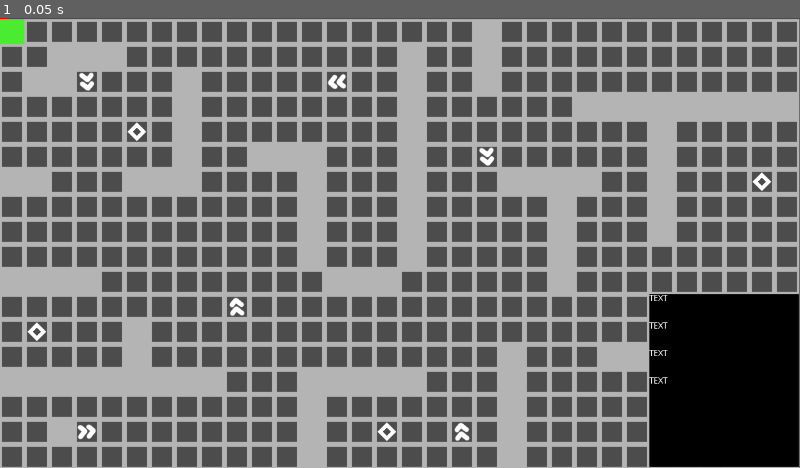
Above: before the commit, frame 1.
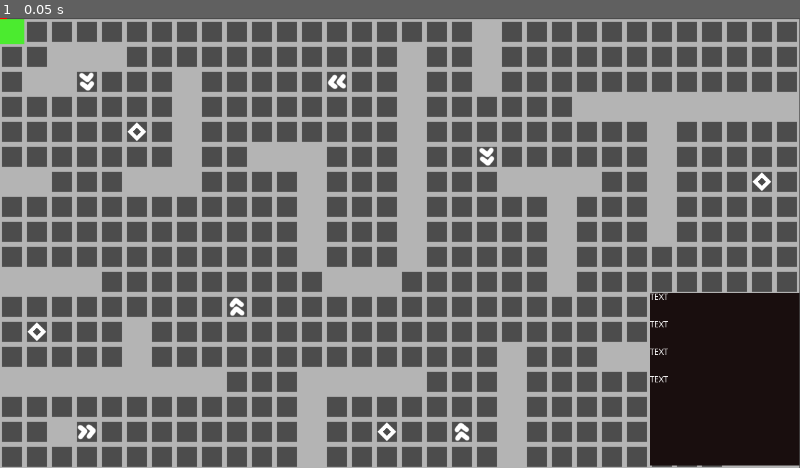
Above: after the commit, the same moment.

Repository: davesilva/ludum-dare-56
Game: Godot game, scene res://game/contexts/gameplay_context/gameplay_context.tscn
Same seed, same stepped clock (60 frames per second), same inputs: the game is played once before the commit and once after it. This scene is started directly instead of the project's main scene.
Inputs:
- Up to frame 1 (0.05 s): no input

The runs differ from the first frame. In frame 1, 7.2% of the frame differs, in the area x 81-100%, y 61-100%.

Commit message:
Create simple win/loss and display simple UI

Diff:
--- a/game/contexts/gameplay_context/gameplay_context.gd
+++ b/game/contexts/gameplay_context/gameplay_context.gd
@@ -5,10 +5,12 @@
 export (PackedScene) var snake_scene
 
 onready var apple = $apple
-onready var player_apples_label: Label = $Control/Control/VBoxContainer/player_apples_label
-onready var player_deaths_label: Label = $Control/Control/VBoxContainer/player_deaths_label
-onready var snake_apples_label: Label = $Control/Control/VBoxContainer/snake_apples_label
-onready var snake_deaths_label: Label = $Control/Control/VBoxContainer/snake_deaths_label
+onready var player_apples_label: Label = $CanvasLayer/Control/Control/VBoxContainer/player_apples_label
+onready var player_deaths_label: Label = $CanvasLayer/Control/Control/VBoxContainer/player_deaths_label
+onready var snake_apples_label: Label = $CanvasLayer/Control/Control/VBoxContainer/snake_apples_label
+onready var snake_deaths_label: Label = $CanvasLayer/Control/Control/VBoxContainer/snake_deaths_label
+onready var win_overlay: Control = $CanvasLayer/Control/win_overlay
+onready var lose_overlay: Control = $CanvasLayer/Control/lose_overlay
 
 puppetsync var puppet_apple_global_position = Vector2.ZERO
 
@@ -25,6 +27,9 @@
 	Game.connect("player_connected", self, "_on_player_connected")
 	Game.connect("player_disconnected", self, "_on_player_disconnected")
 	Game.camera_service.active_camera = $camera_2d
+
+	win_overlay.visible = false
+	lose_overlay.visible = false
 
 
 func _process(delta):
@@ -70,6 +75,17 @@
 	snake_apples_label.text = "SNAKE APPLES: " + str(state_data.total_snake_apples_acquired)
 	snake_deaths_label.text = "SNAKE DEATHS: " + str(state_data.total_snake_deaths)
 
+	match state_data.status:
+		RoundState.RoundStatus.MICE_WIN:
+			win_overlay.visible = true
+			lose_overlay.visible = false
+		RoundState.RoundStatus.SNAKE_WIN:
+			win_overlay.visible = false
+			lose_overlay.visible = true
+		RoundState.RoundStatus.IN_PROGRESS:
+			win_overlay.visible = false
+			lose_overlay.visible = false
+
 
 puppetsync func _respawn_snake() -> void:
 	var snake = Game.entity_service.get_snake_root_node()
--- a/game/contexts/gameplay_context/gameplay_context.tscn
+++ b/game/contexts/gameplay_context/gameplay_context.tscn
@@ -1,11 +1,15 @@
-[gd_scene load_steps=7 format=2]
+[gd_scene load_steps=8 format=2]
 
 [ext_resource path="res://game/contexts/gameplay_context/gameplay_context.gd" type="Script" id=1]
 [ext_resource path="res://game/world/game_world.tscn" type="PackedScene" id=2]
 [ext_resource path="res://game/entities/snake/snake_head.tscn" type="PackedScene" id=3]
 [ext_resource path="res://game/items/apple.tscn" type="PackedScene" id=4]
 [ext_resource path="res://game/contexts/gameplay_context/round_state.gd" type="Script" id=5]
-[ext_resource path="res://examples/event_bus_examples/rgb_buddies/color_bar.gd" type="Script" id=6]
+[ext_resource path="res://addons/first_party/assets/fonts/boldstrom_d.otf" type="DynamicFontData" id=6]
+
+[sub_resource type="DynamicFont" id=1]
+size = 100
+font_data = ExtResource( 6 )
 
 [node name="GameContext" type="Node"]
 script = ExtResource( 1 )
@@ -25,29 +29,30 @@
 position = Vector2( 641, 358 )
 current = true
 
-[node name="Control" type="Control" parent="."]
+[node name="CanvasLayer" type="CanvasLayer" parent="."]
+
+[node name="Control" type="Control" parent="CanvasLayer"]
 anchor_right = 1.0
 anchor_bottom = 1.0
 
-[node name="ColorBar" type="ColorRect" parent="Control"]
+[node name="ColorRect" type="ColorRect" parent="CanvasLayer/Control"]
 margin_left = 1040.0
 margin_top = 440.0
 margin_right = 1279.0
 margin_bottom = 716.0
 color = Color( 0.101961, 0.0588235, 0.0588235, 1 )
-script = ExtResource( 6 )
 
-[node name="Control" type="Control" parent="Control"]
+[node name="Control" type="Control" parent="CanvasLayer/Control"]
 margin_left = 1040.0
 margin_top = 440.0
 margin_right = 1279.0
 margin_bottom = 716.0
 
-[node name="VBoxContainer" type="VBoxContainer" parent="Control/Control"]
+[node name="VBoxContainer" type="VBoxContainer" parent="CanvasLayer/Control/Control"]
 anchor_right = 1.0
 anchor_bottom = 1.0
 
-[node name="player_apples_label" type="Label" parent="Control/Control/VBoxContainer"]
+[node name="player_apples_label" type="Label" parent="CanvasLayer/Control/Control/VBoxContainer"]
 unique_name_in_owner = true
 margin_right = 239.0
 margin_bottom = 40.0
@@ -55,7 +60,7 @@
 custom_colors/font_color = Color( 1, 1, 1, 1 )
 text = "TEXT"
 
-[node name="player_deaths_label" type="Label" parent="Control/Control/VBoxContainer"]
+[node name="player_deaths_label" type="Label" parent="CanvasLayer/Control/Control/VBoxContainer"]
 unique_name_in_owner = true
 margin_top = 44.0
 margin_right = 239.0
@@ -64,7 +69,7 @@
 custom_colors/font_color = Color( 1, 1, 1, 1 )
 text = "TEXT"
 
-[node name="snake_apples_label" type="Label" parent="Control/Control/VBoxContainer"]
+[node name="snake_apples_label" type="Label" parent="CanvasLayer/Control/Control/VBoxContainer"]
 unique_name_in_owner = true
 margin_top = 88.0
 margin_right = 239.0
@@ -73,7 +78,7 @@
 custom_colors/font_color = Color( 1, 1, 1, 1 )
 text = "TEXT"
 
-[node name="snake_deaths_label" type="Label" parent="Control/Control/VBoxContainer"]
+[node name="snake_deaths_label" type="Label" parent="CanvasLayer/Control/Control/VBoxContainer"]
 unique_name_in_owner = true
 margin_top = 132.0
 margin_right = 239.0
@@ -81,3 +86,47 @@
 rect_min_size = Vector2( 0, 40 )
 custom_colors/font_color = Color( 1, 1, 1, 1 )
 text = "TEXT"
+
+[node name="win_overlay" type="Control" parent="CanvasLayer/Control"]
+visible = false
+anchor_right = 1.0
+anchor_bottom = 1.0
+
+[node name="ColorRect" type="ColorRect" parent="CanvasLayer/Control/win_overlay"]
+anchor_right = 1.0
+anchor_bottom = 1.0
+color = Color( 0.701961, 0.968627, 0.792157, 1 )
+
+[node name="Label" type="Label" parent="CanvasLayer/Control/win_overlay"]
+self_modulate = Color( 0, 0, 0, 1 )
+anchor_left = 0.2
+anchor_top = 0.2
+anchor_right = 0.8
+anchor_bottom = 0.5
+margin_bottom = 14.0
+custom_fonts/font = SubResource( 1 )
+text = "MICE WIN!"
+align = 1
+valign = 1
+
+[node name="lose_overlay" type="Control" parent="CanvasLayer/Control"]
+visible = false
+anchor_right = 1.0
+anchor_bottom = 1.0
+
+[node name="ColorRect" type="ColorRect" parent="CanvasLayer/Control/lose_overlay"]
+anchor_right = 1.0
+anchor_bottom = 1.0
+color = Color( 0.968627, 0.701961, 0.713726, 1 )
+
+[node name="Label" type="Label" parent="CanvasLayer/Control/lose_overlay"]
+self_modulate = Color( 0, 0, 0, 1 )
+anchor_left = 0.2
+anchor_top = 0.2
+anchor_right = 0.8
+anchor_bottom = 0.5
+margin_bottom = 14.0
+custom_fonts/font = SubResource( 1 )
+text = "SNAKE WINS"
+align = 1
+valign = 1
--- a/game/contexts/gameplay_context/round_state.gd
+++ b/game/contexts/gameplay_context/round_state.gd
@@ -6,12 +6,16 @@
 const KEY_PLAYER_DEATHS = "round.state.key.player.deaths"
 const KEY_SNAKE_APPLES = "round.state.key.snake.apples"
 const KEY_SNAKE_DEATHS = "round.state.key.snake.deaths"
+const KEY_STATUS = "round.state.key.status"
+
+enum RoundStatus { IN_PROGRESS, MICE_WIN, SNAKE_WIN }
 
 class RoundStateData:
 	var total_player_apples_acquired = 0
 	var total_player_deaths = 0
 	var total_snake_apples_acquired = 0
 	var total_snake_deaths = 0
+	var status: int = RoundStatus.IN_PROGRESS
 
 var data = RoundStateData.new()
 
@@ -20,7 +24,8 @@
 		KEY_PLAYER_APPLE: p_data.total_player_apples_acquired,
 		KEY_PLAYER_DEATHS: p_data.total_player_deaths,
 		KEY_SNAKE_APPLES: p_data.total_snake_apples_acquired,
-		KEY_SNAKE_DEATHS: p_data.total_snake_deaths
+		KEY_SNAKE_DEATHS: p_data.total_snake_deaths,
+		KEY_STATUS: p_data.status
 	}
 
 
@@ -30,6 +35,15 @@
 	new_data.total_player_deaths = dict[KEY_PLAYER_DEATHS]
 	new_data.total_snake_apples_acquired = dict[KEY_SNAKE_APPLES]
 	new_data.total_snake_deaths = dict[KEY_SNAKE_DEATHS]
+
+	var status_value = dict[KEY_STATUS]
+	match status_value:
+		RoundStatus.IN_PROGRESS:
+			new_data.status = RoundStatus.IN_PROGRESS
+		RoundStatus.MICE_WIN:
+			new_data.status = RoundStatus.MICE_WIN
+		RoundStatus.SNAKE_WIN:
+			new_data.status = RoundStatus.SNAKE_WIN
 
 	return new_data
 
@@ -42,26 +56,44 @@
 
 
 func _on_target_captured():
+	if data.status != RoundStatus.IN_PROGRESS:
+		return
+
 	data.total_snake_apples_acquired += 1
 	broadcast_latest()
 
 
 func _on_snake_died():
+	if data.status != RoundStatus.IN_PROGRESS:
+		return
+
 	data.total_snake_deaths += 1
 	broadcast_latest()
 
 
 func _on_player_picked_up_apple():
+	if data.status != RoundStatus.IN_PROGRESS:
+		return
+
 	data.total_player_apples_acquired += 1
 	broadcast_latest()
 
 
 func _on_player_died():
+	if data.status != RoundStatus.IN_PROGRESS:
+		return
+
 	data.total_player_deaths += 1
 	broadcast_latest()
 
 
 func broadcast_latest():
+	if data.status == RoundStatus.IN_PROGRESS:
+		if data.total_player_apples_acquired >= 3:
+			data.status = RoundStatus.MICE_WIN
+		elif data.total_snake_apples_acquired >= 10:
+			data.status = RoundStatus.SNAKE_WIN
+
 	if is_network_master():
 		var dictionary = create_dictionary_from_data(data)
 		rpc("_broadcast_latest", dictionary)
